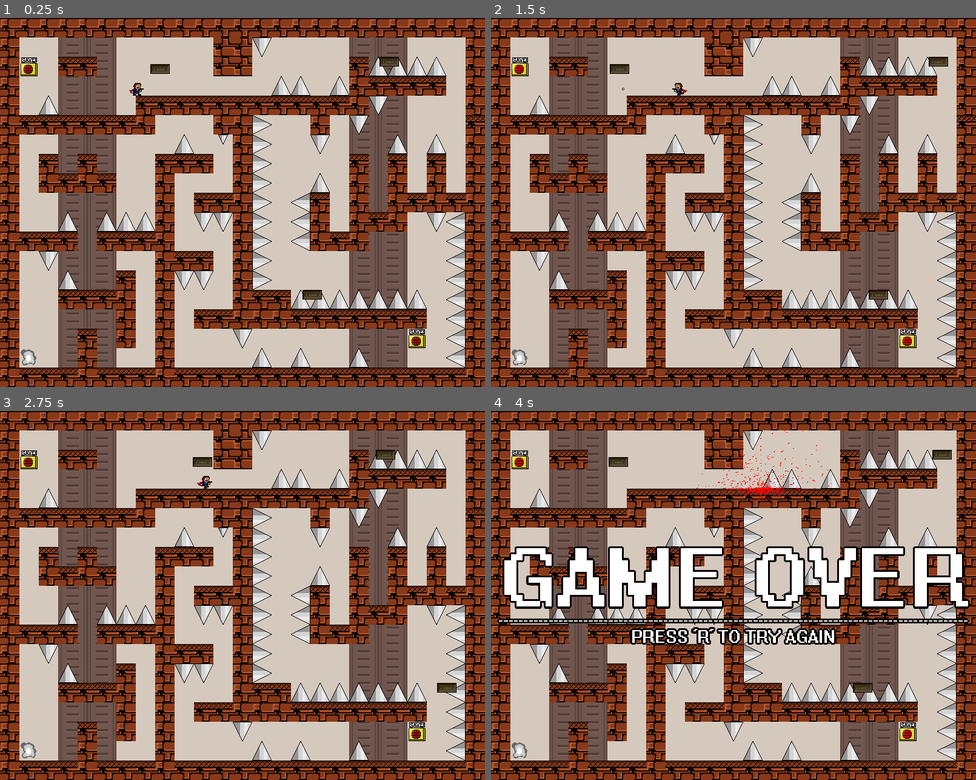
Above: before the commit, frames 1-4 (two rows, left to right).
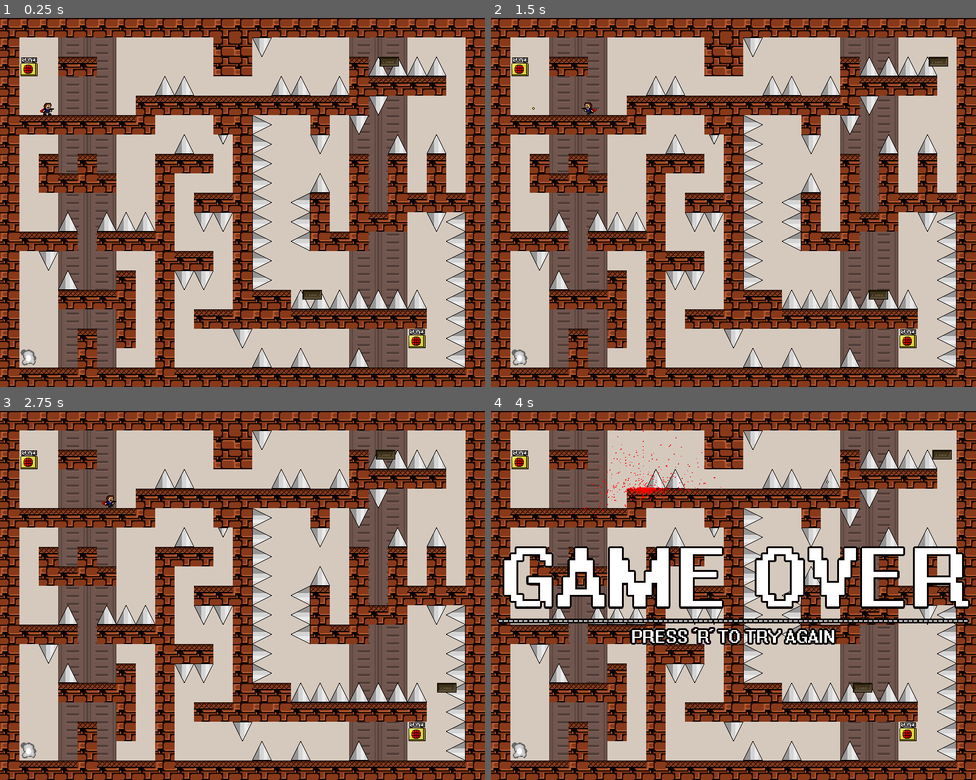
Above: after the commit, the same moments.

Repository: RolandMarchand/i-wanna-be-moowools-godot
Game: Godot game, scene res://scenes/Scene.tscn
Same seed, same stepped clock (60 frames per second), same inputs: the game is played once before the commit and once after it. Sound files missing from this copy of the repository are replaced by a short silence.
Inputs (mouse positions are in pixels of both pictures, inside the frame that each line leads up to):
- Up to frame 1 (0.25 s): no input
- Up to frame 2 (1.5 s): tap Enter at 0.5 s; move the mouse to (840, 184) at 0.52 s; hold Right (ui_right) 0.53-1.28 s; tap Z (shoot) at 0.6, 1.35 s; click (840, 184) at 0.67 s; tap Shift (jump) at 0.77 s; move the mouse to (636, 220) at 1.27 s; hold Left (ui_left) from 1.28 s (still down)
- Up to frame 3 (2.75 s): tap Shift (jump) at 1.52 s; move the mouse to (291, 514) at 2.02 s; release Left (ui_left) at 2.03 s; hold Right (ui_right) from 2.03 s (still down); tap Z (shoot) at 2.1 s
- Up to frame 4 (4 s): move the mouse to (709, 669) at 2.77 s; tap Z (shoot) at 2.85, 3.6 s; click (709, 669) at 2.92 s; tap Shift (jump) at 3.02, 3.77 s; move the mouse to (879, 650) at 3.52 s; release Right (ui_right) at 3.53 s; hold Left (ui_left) from 3.53 s (still down)

The runs differ from the first frame. In frame 1, 0.5% of the frame differs, in the area x 8-100%, y 12-29%; in frame 2, 0.5%; in frame 3, 0.5%; in frame 4, 0.8%, in the area x 8-100%, y 4-30%.

Commit message:
Fixed black bar replacement. Added black bar customization. Added splash screen. Gave black bars their own singleton.

Diff:
--- a/project.godot
+++ b/project.godot
@@ -12,6 +12,10 @@
 
 config/name="I Don't Wanna Be Game Maker"
 run/main_scene="res://scenes/Scene.tscn"
+boot_splash/image="res://splash.png"
+boot_splash/fullsize=false
+boot_splash/use_filter=false
+boot_splash/bg_color=Color( 0.262745, 0.027451, 0.027451, 1 )
 config/icon="res://icon.png"
 
 [autoload]
@@ -19,6 +23,7 @@
 Save="*res://scripts/Save.gd"
 Music="*res://scripts/Music.gd"
 Shortcuts="*res://scripts/Shortcuts.gd"
+BlackBars="*res://scripts/black_bars.gd"
 
 [debug]
 
--- a/scenes/Scene.tscn
+++ b/scenes/Scene.tscn
@@ -27,7 +27,7 @@
 collision_layer = 2
 collision_mask = 0
 format = 1
-tile_data = PoolIntArray( 0, 0, 65537, 1, 0, 65537, 2, 0, 65 …(1051 unchanged characters)… 65537, 327696, 0, 65537, 327704, 0, 65536, 393216, 0, 65537, 393228, 0, 65537, 39 …(2318 unchanged characters)…
+tile_data = PoolIntArray( 0, 0, 65537, 1, 0, 65537, 2, 0, 65 …(1051 unchanged characters)… 65537, 327696, 0, 65537, 327704, 0, 65537, 393216, 0, 65537, 393228, 0, 65537, 39 …(2318 unchanged characters)…
 
 [node name="Spikes" type="TileMap" parent="." groups=["spikes"]]
 tile_set = ExtResource( 1 )
@@ -35,7 +35,7 @@
 collision_layer = 4
 collision_mask = 0
 format = 1
-tile_data = PoolIntArray( 65549, 3, 0, 131091, 0, 0, 131092, 0, 0, 131093, 0, 0, 131094, 0, 0, 196622, 0, 0, 196623, 0, 0, 196625, 0, 0, 262146, 0, 0, 262163, 3, 0, 327693, 1, 0, 3276 …(674 unchanged characters)…
+tile_data = PoolIntArray( 65549, 3, 0, 131091, 0, 0, 131092, 0, 0, 131093, 0, 0, 131094, 0, 0, 196616, 0, 0, 196617, 0, 0, 196622, 0, 0, 196623, 0, 0, 196625, 0, 0, 262163, 3, 0, 327693, 1, 0, 3276 …(674 unchanged characters)…
 
 [node name="Warp" parent="." instance=ExtResource( 4 )]
 
@@ -51,11 +51,8 @@
 [node name="Platform2" parent="." instance=ExtResource( 6 )]
 position = Vector2( 499, 456 )
 
-[node name="Platform3" parent="." instance=ExtResource( 6 )]
-position = Vector2( 284, 84 )
-
 [node name="Kid" parent="." groups=["kid"] instance=ExtResource( 3 )]
-position = Vector2( 228, 109 )
+position = Vector2( 80, 144 )
 
 [node name="UI" parent="." instance=ExtResource( 7 )]
 
--- a/scenes/UI.gd
+++ b/scenes/UI.gd
@@ -35,6 +35,7 @@
 onready var _sound: HSlider = $Menu/NinePatchRect/MarginContainer/VBoxContainer/HBoxContainer/HBoxContainer/Sound
 onready var _music: HSlider = $Menu/NinePatchRect/MarginContainer/VBoxContainer/HBoxContainer/HBoxContainer2/Music
 onready var _fs: Button = $Menu/NinePatchRect/MarginContainer/VBoxContainer/HBoxContainer2/Fullscreen
+onready var _change_bg: Button = $Menu/NinePatchRect/MarginContainer/VBoxContainer/HBoxContainer2/Fullscreen/ChangeBG
 onready var _quiet_bg: Button = $Menu/NinePatchRect/MarginContainer/VBoxContainer/HBoxContainer2/QuietBG
 onready var _vsync: Button = $Menu/NinePatchRect/MarginContainer/VBoxContainer/HBoxContainer2/VSync
 onready var _ok: Button = $Menu/NinePatchRect/MarginContainer/VBoxContainer/HBoxContainer5/Ok
@@ -71,6 +72,8 @@
 	_master.value = db2linear(AudioServer.get_bus_volume_db(0))
 	_sound.value = db2linear(AudioServer.get_bus_volume_db(1))
 	_music.value = db2linear(AudioServer.get_bus_volume_db(2))
+	_change_bg.disabled = not OS.is_window_fullscreen()
+
 
 func _test_audio() -> void:
 	# Audio musn't be tested roguely
@@ -128,3 +131,7 @@
 
 func _on_QuietBG_toggled(button_pressed) -> void:
 	Music.set_quiet(button_pressed)
+
+
+func _on_ChangeBG_pressed():
+	BlackBars.next_bg_img()
--- a/scenes/UI.tscn
+++ b/scenes/UI.tscn
@@ -175,6 +175,21 @@
 toggle_mode = true
 text = "Fullscreen"
 
+[node name="ChangeBG" type="Button" parent="Menu/NinePatchRect/MarginContainer/VBoxContainer/HBoxContainer2/Fullscreen"]
+anchor_left = 1.0
+anchor_top = 0.5
+anchor_right = 1.0
+anchor_bottom = 0.5
+margin_left = 2.0
+margin_top = -14.0
+margin_right = 34.0
+margin_bottom = 14.0
+disabled = true
+text = "BG"
+__meta__ = {
+"_edit_use_anchors_": false
+}
+
 [node name="VSync" type="Button" parent="Menu/NinePatchRect/MarginContainer/VBoxContainer/HBoxContainer2"]
 margin_left = 60.0
 margin_top = 32.0
@@ -240,6 +255,7 @@
 [connection signal="value_changed" from="Menu/NinePatchRect/MarginContainer/VBoxContainer/HBoxContainer/HBoxContainer/Sound" to="." method="_on_Sound_value_changed"]
 [connection signal="value_changed" from="Menu/NinePatchRect/MarginContainer/VBoxContainer/HBoxContainer/HBoxContainer2/Music" to="." method="_on_Music_value_changed"]
 [connection signal="toggled" from="Menu/NinePatchRect/MarginContainer/VBoxContainer/HBoxContainer2/Fullscreen" to="." method="_on_Fullscreen_toggled"]
+[connection signal="pressed" from="Menu/NinePatchRect/MarginContainer/VBoxContainer/HBoxContainer2/Fullscreen/ChangeBG" to="." method="_on_ChangeBG_pressed"]
 [connection signal="toggled" from="Menu/NinePatchRect/MarginContainer/VBoxContainer/HBoxContainer2/VSync" to="." method="_on_Vsync_toggled"]
 [connection signal="toggled" from="Menu/NinePatchRect/MarginContainer/VBoxContainer/HBoxContainer2/QuietBG" to="." method="_on_QuietBG_toggled"]
 [connection signal="pressed" from="Menu/NinePatchRect/MarginContainer/VBoxContainer/HBoxContainer5/Ok" to="." method="_on_Ok_pressed"]
--- a/scripts/Platform.gd
+++ b/scripts/Platform.gd
@@ -25,6 +25,9 @@
 # LIABILITY, OR TORT (INCLUDING NEGLIGENCE OR OTHERWISE) ARISING IN ANY WAY
 # OUT OF THE USE OF THIS SOFTWARE, EVEN IF ADVISED OF THE POSSIBILITY OF
 # SUCH DAMAGE.
+
+# Bug:
+# Vertical platforms aren't yet implemented
 
 extends KinematicBody2D
 
--- a/scripts/Shortcuts.gd
+++ b/scripts/Shortcuts.gd
@@ -32,12 +32,9 @@
 signal paused
 signal fullscreen
 
-# There probably is a more efficient way of doing this
-var bg_img: RID = preload("res://sprites/bg_black.png").get_rid()
-
 func _ready():
 	pause_mode = PAUSE_MODE_PROCESS
-	VisualServer.black_bars_set_images(bg_img, bg_img, bg_img, bg_img)
+
 
 func _unhandled_key_input(_event):
 	# Toggles pause
--- /dev/null
+++ b/scripts/black_bars.gd
@@ -0,0 +1,66 @@
+extends Node
+
+var brown_block: Dictionary = {
+		Vector2(1280,720):
+			preload("res://sprites/black_bars/brown_block/1280x720.png"),
+		Vector2(1366,768):
+			preload("res://sprites/black_bars/brown_block/1366x768.png"),
+		Vector2(1440,900):
+			preload("res://sprites/black_bars/brown_block/1440x900.png"),
+		Vector2(1536,864):
+			preload("res://sprites/black_bars/brown_block/1536x864.png"),
+		Vector2(1920,1080):
+			preload("res://sprites/black_bars/brown_block/1920x1080.png"),
+		Vector2(3840,2160):
+			preload("res://sprites/black_bars/brown_block/3840x2160.png"),
+}
+
+var brick: Dictionary = {
+		Vector2(1280,720):
+			preload("res://sprites/black_bars/brick/1280x720.png"),
+		Vector2(1366,768):
+			preload("res://sprites/black_bars/brick/1366x768.png"),
+		Vector2(1440,900):
+			preload("res://sprites/black_bars/brick/1440x900.png"),
+		Vector2(1536,864):
+			preload("res://sprites/black_bars/brick/1536x864.png"),
+		Vector2(1920,1080):
+			preload("res://sprites/black_bars/brick/1920x1080.png"),
+		Vector2(3840,2160):
+			preload("res://sprites/black_bars/brick/3840x2160.png"),
+}
+
+# Does not tile well. planning on a replacement
+var metal: Dictionary = {
+		Vector2(1280,720):
+			preload("res://sprites/black_bars/metal/1280x720.png"),
+		Vector2(1366,768):
+			preload("res://sprites/black_bars/metal/1366x768.png"),
+		Vector2(1440,900):
+			preload("res://sprites/black_bars/metal/1440x900.png"),
+		Vector2(1536,864):
+			preload("res://sprites/black_bars/metal/1536x864.png"),
+		Vector2(1920,1080):
+			preload("res://sprites/black_bars/metal/1920x1080.png"),
+		Vector2(3840,2160):
+			preload("res://sprites/black_bars/metal/3840x2160.png"),
+}
+
+var _img_array := [brown_block, brick, metal]
+var _img_pos := -1
+
+func _ready():
+	next_bg_img()
+
+func next_bg_img() -> void:
+	# Increment pos of the array
+	_img_pos = (_img_pos + 1) % _img_array.size()
+	var pattern = _img_array[_img_pos]
+	var img: Resource
+
+	if pattern.has(OS.get_screen_size()):
+		img = pattern.get(OS.get_screen_size())
+
+	if img:
+		var bg_img: RID = img.get_rid()
+		VisualServer.black_bars_set_images(bg_img, bg_img, bg_img, bg_img)
Binary file added: splash.png
Not shown, added: splash.png.import
Binary file changed: sprites/bg_black.png
Binary file added: sprites/black_bars/brick/1280x720.png
Not shown, added: sprites/black_bars/brick/1280x720.png.import
Binary file added: sprites/black_bars/brick/1366x768.png
Not shown, added: sprites/black_bars/brick/1366x768.png.import
Binary file added: sprites/black_bars/brick/1440x900.png
Not shown, added: sprites/black_bars/brick/1440x900.png.import
Binary file added: sprites/black_bars/brick/1536x864.png
Not shown, added: sprites/black_bars/brick/1536x864.png.import
Binary file added: sprites/black_bars/brick/1920x1080.png
(and 30 more such lines)
